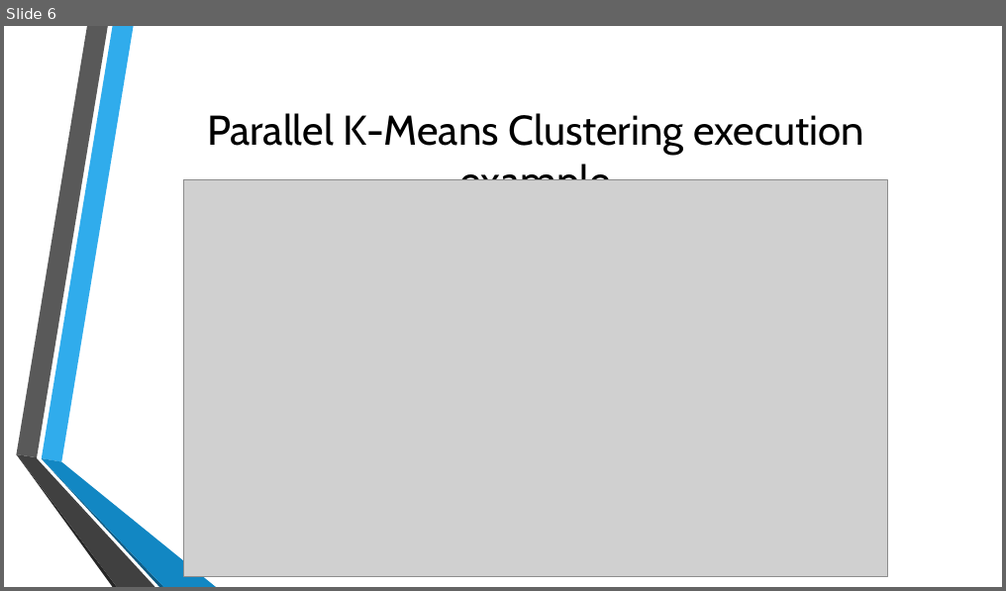
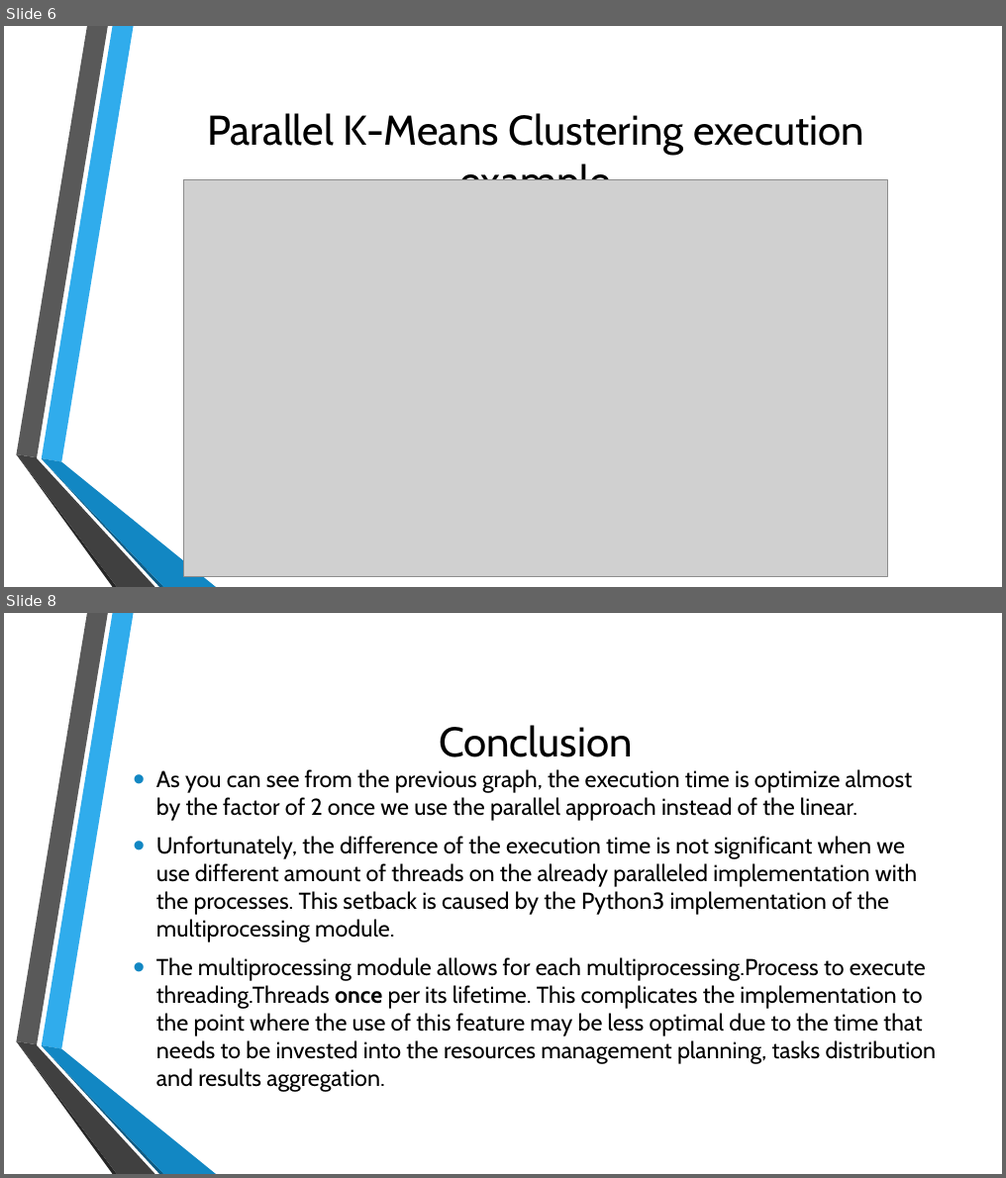
Before and after one commit to Z0neNp/k-means-clustering, a slide deck: id_321908402_328897079_parallel_k_means_clustering.pptx. Shown one above the other, each under a label of ours: slide 6 before the commit, slides 6 and 8 after it; the slides between them are not shown. The pictures are 1006x591 and 1006x1178 pixels, drawn with LibreOffice and Linux fonts; fonts in the diff are those of the drawing; grey boxes stand for pictures; background and template pictures are left out. Boxes give left, top, right and bottom in pixels: in the first picture for what was removed or moved away, otherwise in the second. Text is boxed around its words. In the diff, an @@ line names an element or a change of style, - is before the commit and + after.

```diff
--- a/id_321908402_328897079_parallel_k_means_clustering.pptx
+++ b/id_321908402_328897079_parallel_k_means_clustering.pptx
@@ slide 8 added at <box>4,613,1002,1174</box>, background picture (left out); not listed: 6 template elements that a slide beside it also shows @@
@@ title added at <box>439,725,632,758</box>, 40 pt, text #000000 @@
+Conclusion
@@ text added at <box>156,769,937,1092</box>, 22.2 pt, text #000000 @@
+• As you can see from the previous graph, the execution time is optimize almost by the factor of 2 once we use the parallel approach instead of the linear.
+• Unfortunately, the difference of the execution time is not significant when we use different amount of threads on the already paralleled implementation with the processes. This setback is caused by the Python3 implementation of the multiprocessing module.
+• The multiprocessing module allows for each multiprocessing.Process to execute threading.Threads once per its lifetime. This complicates the implementation to the point where the use of this feature may be less optimal due to the time that needs to be invested into the resources management planning, tasks distribution and results aggregation.
```
Also in this commit, not shown: 4 slides changed, 30 other files.
